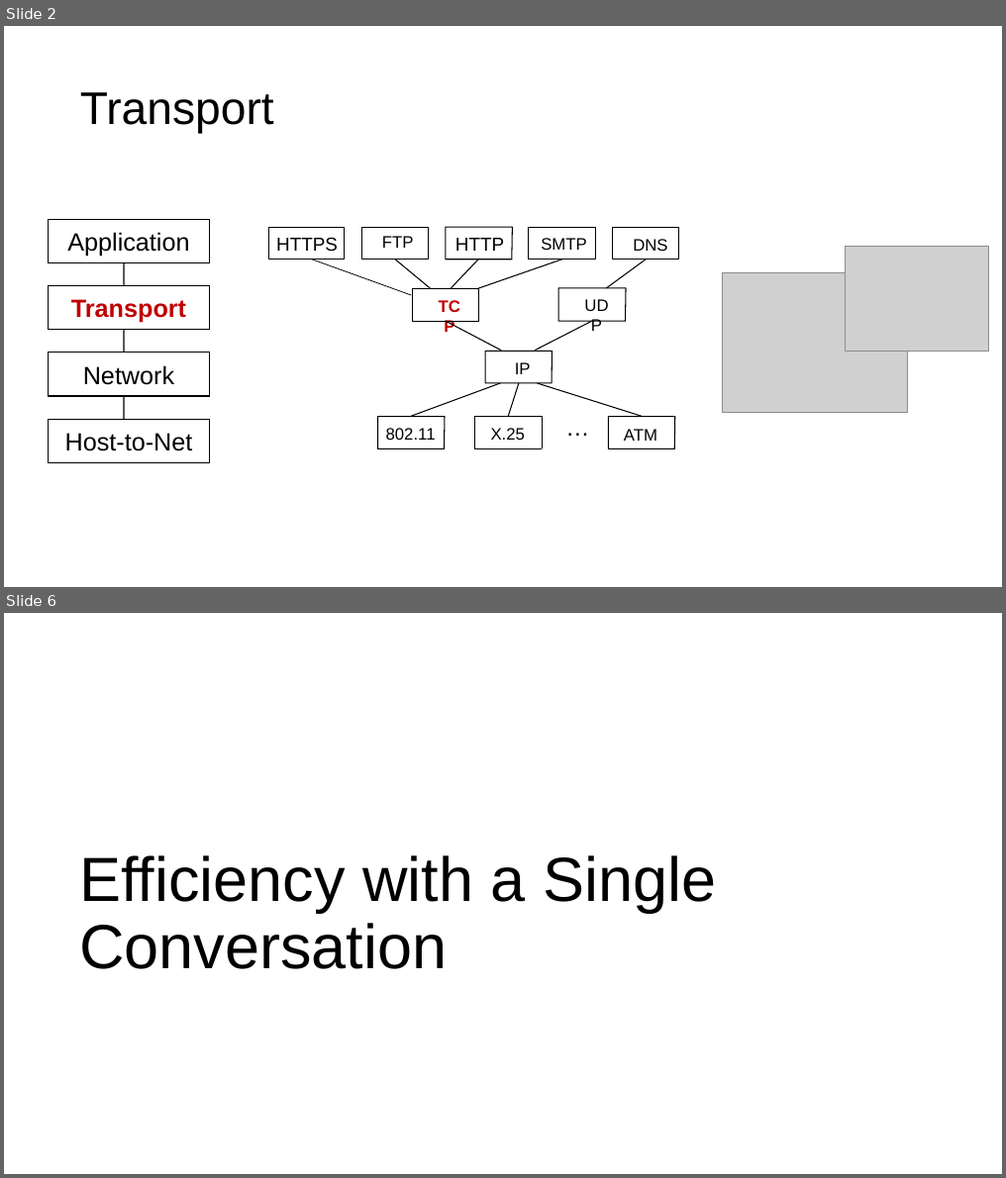
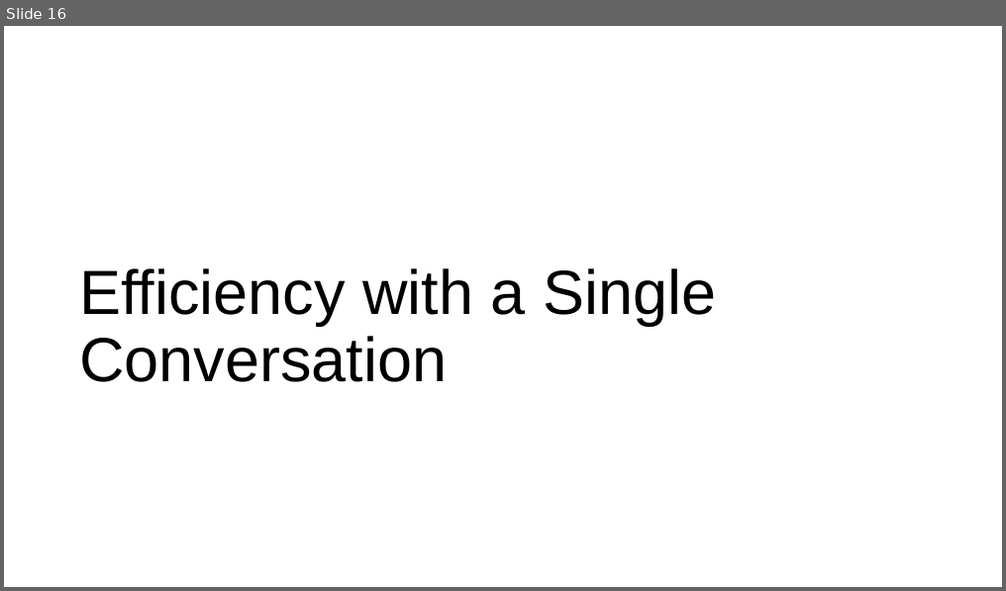
Before and after one commit to ngsrinivas/coursegen, a slide deck: ex/352-S21/staging/352-S21/lectures/transport-tcp-congestion-control-1.pptx. Shown one above the other, each under a label of ours: slides 2 and 6 before the commit, slide 16 after it; the slides between them are not shown. The pictures are 1006x1178 and 1006x591 pixels, drawn with LibreOffice and Linux fonts; fonts in the diff are those of the drawing; grey boxes stand for pictures. Boxes give left, top, right and bottom in pixels: in the first picture for what was removed or moved away, otherwise in the second. Text is boxed around its words. In the diff, an @@ line names an element or a change of style, - is before the commit and + after.

```diff
--- a/ex/352-S21/staging/352-S21/lectures/transport-tcp-congestion-control-1.pptx
+++ b/ex/352-S21/staging/352-S21/lectures/transport-tcp-congestion-control-1.pptx
@@ slide 2 removed at box(4, 26, 1002, 587), background #FFFFFF @@
@@ title removed at box(80, 92, 274, 134) @@
-Transport
@@ rectangle removed at box(48, 220, 210, 264) @@
-Application
@@ rectangle removed at box(269, 227, 344, 260) @@
@@ group removed at box(361, 227, 679, 449): 11 texts, 10 freeform shapes, 9 lines @@
-…
-FTP
-HTTP
-SMTP
-DNS
-TCP
-UDP
-IP
-802.11
-X.25
-ATM
@@ line removed from (124, 258) to (124, 427) @@
@@ text removed at box(276, 237, 338, 252) @@
-HTTPS
@@ line removed from (312, 260) to (411, 295) @@
@@ picture removed at box(845, 247, 989, 352) @@
@@ rectangle removed at box(48, 286, 210, 330) @@
-Transport
@@ picture removed at box(723, 274, 908, 412) @@
@@ rectangle removed at box(48, 353, 210, 396) @@
-Network
@@ rectangle removed at box(48, 419, 210, 463) @@
-Host-to-Net
@@ what was slide 6 is now slide 16 @@
```
Also in this commit, not shown: 4 slides changed, 12 slides added, 1 other slide removed, 4 other files.
